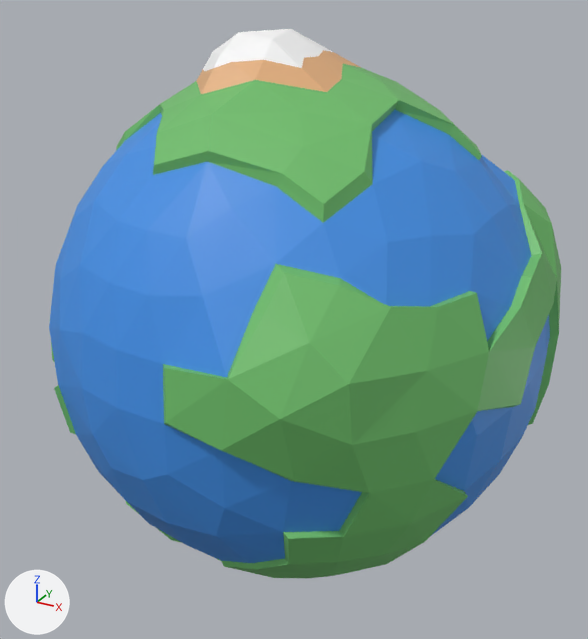
Before and after pictures for a commit that changed the Blender file Assets/Models/PlanetaTierra.blend.
One viewpoint serves both versions: a 50 mm lens placed at (23.3, -43.1, 21.6), pointed at (-0.2, -0.3, 0.2). Every picture has the same lights, and +X, +Y and +Z are marked at lower left.

The older version as bpy lines, for what is in view:
```python
me_sphere = bpy.data.meshes.new('Sphere')
me_sphere.from_pydata(...)  # 342 vertices, 378 faces; spans x -0.96..0.99, y -1.01..1.01, z -1.05..1.04
me_sphere.materials.append(mat_material_001)  # green #71c06c
me_sphere_003 = bpy.data.meshes.new('Sphere.003')
me_sphere_003.from_pydata(...)  # 246 vertices, 327 faces; spans x -0.99..0.99, y -0.99..0.97, z -0.96..0.91
me_sphere_003.materials.append(mat_material_002)  # blue #4192e7
me_sphere_005 = bpy.data.meshes.new('Sphere.005')
me_sphere_005.from_pydata(...)  # 49 vertices, 29 faces; spans x -0.81..0.234, y -0.4..0.96, z 0.058..1.085
me_sphere_005.materials.append(mat_material_004)  # beige #e7b280
ob_agua = bpy.data.objects.new('Agua', me_sphere_003)
ob_agua.location = (0.0, 0.0, 0.0)
ob_agua.scale = (15.9, 15.9, 15.9)
ob_montajna = bpy.data.objects.new('Montajna', me_sphere_005)
ob_montajna.location = (0.0, 0.0, 0.0)
ob_montajna.scale = (15.9, 15.9, 15.9)
ob_tierra = bpy.data.objects.new('Tierra', me_sphere)
ob_tierra.location = (0.0, 0.0, 0.0)
ob_tierra.scale = (15.9, 15.9, 15.9)
# also in view: 'Nieve' at (-5.0, 4.7, 11.1)
```
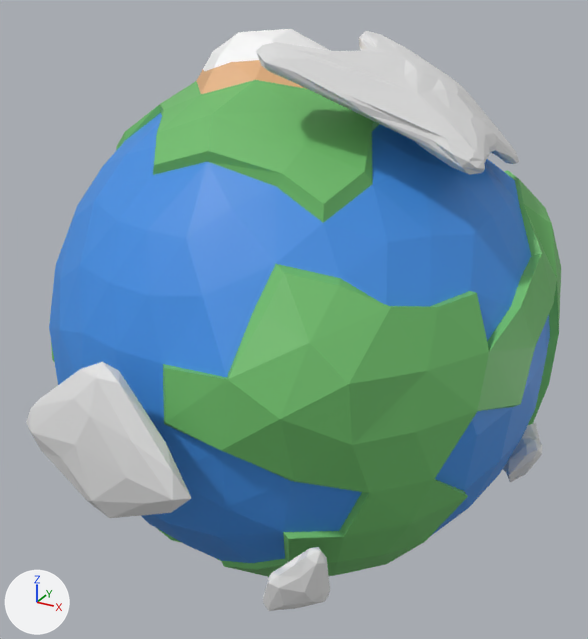
Pixel boxes (x1, y1, x2, y2) of what changed, in the pictures (588 x 639 px):
'Nubes', added
    after: (26, 31, 542, 611)

The change, as a list of edits to the scene's bpy script:
```text
Add me_icosphere:
    me_icosphere.from_pydata(...)  # 410 vertices, 560 faces; spans x -6.9..15.8, y -38.0..0.1, z -10.6..18.1
Add ob_nubes:
    ob_nubes = bpy.data.objects.new('Nubes', me_icosphere)
    ob_nubes.location = (0.0, 19.11, 0.0)
```
